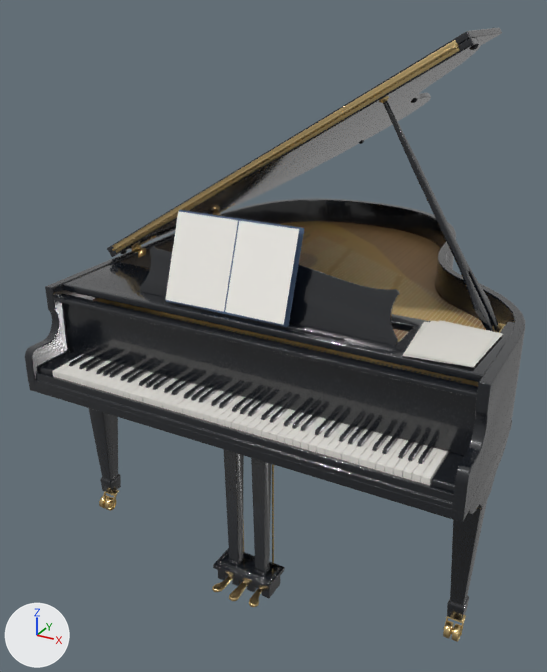
One commit to the glTF model app/static/models/piano.glb: the scene before it, then after it.
One viewpoint serves both versions: a 50 mm lens placed at (1.27, -2.49, 1.85), pointed at (0.0, -0.19, 0.7). Lighting does not change. The marker at lower left points along +X, +Y and +Z. The first picture is the older version. Where no turn or scale is listed for an object, it has been applied to the vertices. Vertices at exactly the same position are counted once.

Names of what the first picture shows: 'Black Keys', 'Book Left Page', 'Book Right Page', 'Fall Board', 'Key Slip', 'Large Lid Section', 'Music Rack', 'Music Shelf', 'Piano Base', 'Piano Outer Body', 'Strings Panel', 'White Keys' and 24 more.
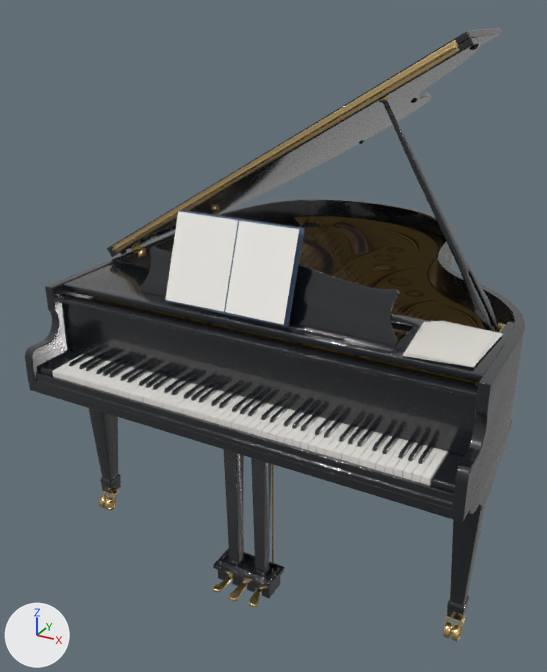
Where the change shows, as pixel boxes (x1, y1, x2, y2) in the pictures (547 x 672 px):
'Strings Panel', surface changed, reshaped, moved: before (93, 221, 486, 386); after (89, 216, 486, 386)
part 1 of me_soundboard_002, built on: after (90, 216, 486, 386)

The change, as a diff of the scene's bpy script:
```diff
--- a/app/static/models/piano.glb.py
+++ b/app/static/models/piano.glb.py
@@ img_interior @@
+img_interior = load_image('interior', '_unpacked/interior', 959, 1024, 'sRGB')
@@ mat_ll_strings @@
 mat_ll_strings = principled_material('LL_Strings')
-mat_ll_strings.texture = img_strings
+mat_ll_strings.texture = img_interior  # with its transparency
 mat_ll_strings.metallic = 0.3
+mat_ll_strings.roughness = 0.45
@@ me_soundboard_002 @@
 # used by ob_strings_panel; location = (0.175, 0.093, 0.869)
-me_soundboard_002.from_pydata(...)  # 143 vertices, 282 faces; spans x -0.72..0.72, y -0.77..0.77, z 0.0
+me_soundboard_002.from_pydata(...)  # 72 vertices, 135 faces; spans x -0.72..0.72, y -0.77..0.77, z 0.0
+# me_soundboard_002 part 1
+# 71 vertices are removed from x -0.72..0.72, y -0.77..0.77, z 0.0
+# 215 faces are deleted
+# 68 new faces join them
 me_soundboard_002.materials.append(mat_ll_strings)
@@ ob_strings_panel @@
 ob_strings_panel = bpy.data.objects.new('Strings Panel', me_soundboard_002)
-ob_strings_panel.location = (0.175, 0.093, 0.869)
+ob_strings_panel.location = (0.175, 0.093, 0.905)
```
